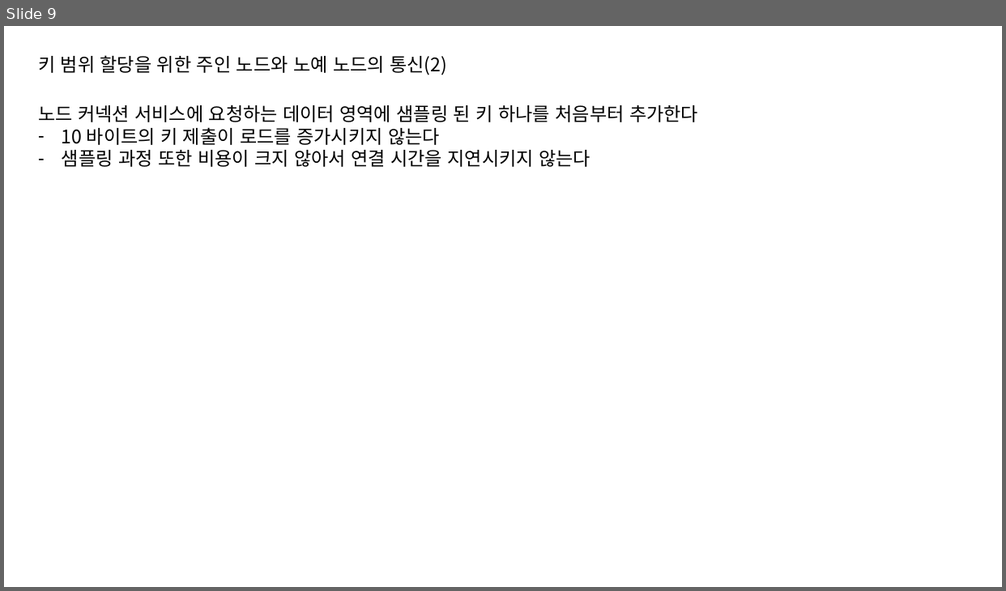
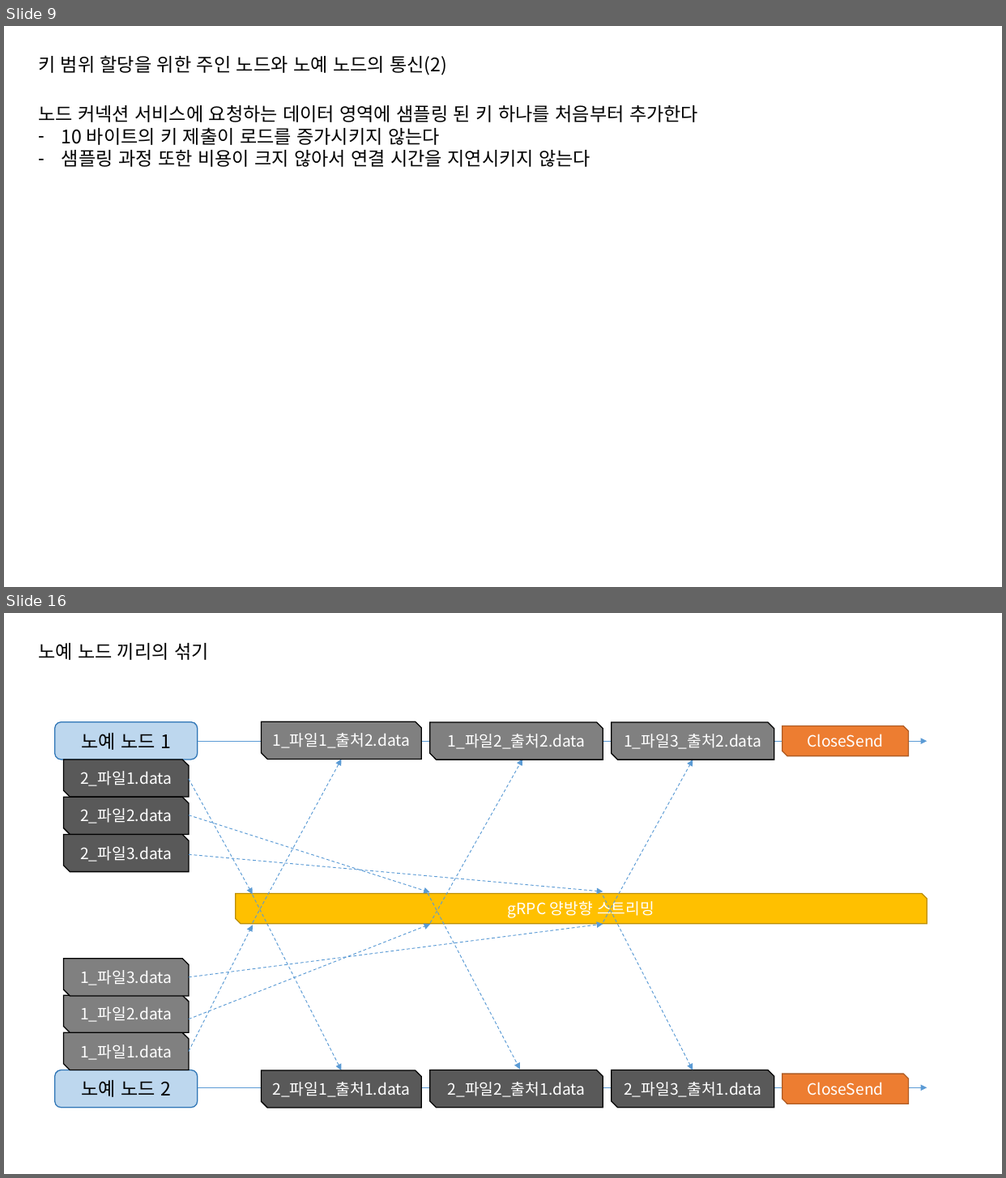
Before and after one commit to HoOngEe/cs434-doc, a slide deck: Design.pptx. Shown one above the other, each under a label of ours: slide 9 before the commit, slides 9 and 16 after it; the slides between them are not shown. The pictures are 1006x591 and 1006x1178 pixels, drawn with LibreOffice and Linux fonts; fonts in the diff are those of the drawing. Boxes give left, top, right and bottom in pixels: in the first picture for what was removed or moved away, otherwise in the second. Text is boxed around its words. In the diff, an @@ line names an element or a change of style, - is before the commit and + after.

```diff
--- a/Design.pptx
+++ b/Design.pptx
@@ slide 16 added at (x1=4, y1=613, x2=1002, y2=1174), background #FFFFFF @@
@@ text added at (x1=38, y1=643, x2=209, y2=660), 18 pt, text #000000 @@
+노예 노드 끼리의 섞기
@@ snip diag rect added at (x1=262, y1=722, x2=422, y2=759), fill #808080, outline #000000 1 pt, 15 pt, text #FFFFFF @@
+1_파일1_출처2.data
@@ snip diag rect added at (x1=430, y1=722, x2=603, y2=760), fill #808080, outline #000000 1 pt, 15 pt, text #FFFFFF @@
+1_파일2_출처2.data
@@ snip diag rect added at (x1=612, y1=722, x2=774, y2=760), fill #808080, outline #000000 1 pt, 15 pt, text #FFFFFF @@
+1_파일3_출처2.data
@@ snip diag rect added at (x1=782, y1=726, x2=909, y2=756), fill #ED7D31, outline #AF5C24 1 pt, 15 pt, text #FFFFFF @@
+CloseSend
@@ snip diag rect added at (x1=64, y1=760, x2=189, y2=797), fill #595959, outline #000000 1 pt, 15 pt, text #FFFFFF @@
+2_파일1.data
@@ arrow added from (189, 779) to (253, 895), #5B9BD5 0.75 pt dashed @@
@@ arrow added from (253, 923) to (342, 759), #5B9BD5 0.75 pt dashed @@
@@ arrow added from (430, 923) to (522, 759), #5B9BD5 0.75 pt dashed @@
@@ arrow added from (603, 922) to (692, 760), #5B9BD5 0.75 pt dashed @@
@@ snip diag rect added at (x1=64, y1=797, x2=189, y2=835), fill #595959, outline #000000 1 pt, 15 pt, text #FFFFFF @@
+2_파일2.data
@@ arrow added from (189, 815) to (430, 893), #5B9BD5 0.75 pt dashed @@
@@ snip diag rect added at (x1=64, y1=835, x2=189, y2=872), fill #595959, outline #000000 1 pt, 15 pt, text #FFFFFF @@
+2_파일3.data
@@ arrow added from (189, 855) to (603, 892), #5B9BD5 0.75 pt dashed @@
@@ snip diag rect added at (x1=236, y1=894, x2=927, y2=924), fill #FFC000, outline #BD8E00 1 pt, 15 pt, text #FFFFFF @@
+gRPC 양방향 스트리밍
@@ arrow added from (253, 895) to (342, 1071), #5B9BD5 0.75 pt dashed @@
@@ arrow added from (428, 894) to (520, 1070), #5B9BD5 0.75 pt dashed @@
@@ arrow added from (603, 896) to (692, 1071), #5B9BD5 0.75 pt dashed @@
@@ arrow added from (189, 1052) to (253, 925), #5B9BD5 0.75 pt dashed @@
@@ arrow added from (189, 1020) to (430, 924), #5B9BD5 0.75 pt dashed @@
@@ arrow added from (189, 977) to (603, 924), #5B9BD5 0.75 pt dashed @@
@@ snip diag rect added at (x1=64, y1=959, x2=189, y2=996), fill #808080, outline #000000 1 pt, 15 pt, text #FFFFFF @@
+1_파일3.data
@@ snip diag rect added at (x1=64, y1=995, x2=189, y2=1033), fill #808080, outline #000000 1 pt, 15 pt, text #FFFFFF @@
+1_파일2.data
@@ snip diag rect added at (x1=64, y1=1033, x2=189, y2=1071), fill #808080, outline #000000 1 pt, 15 pt, text #FFFFFF @@
+1_파일1.data
@@ snip diag rect added at (x1=262, y1=1071, x2=422, y2=1108), fill #595959, outline #000000 1 pt, 15 pt, text #FFFFFF @@
+2_파일1_출처1.data
@@ snip diag rect added at (x1=430, y1=1071, x2=603, y2=1108), fill #595959, outline #000000 1 pt, 15 pt, text #FFFFFF @@
+2_파일2_출처1.data
@@ snip diag rect added at (x1=612, y1=1071, x2=774, y2=1108), fill #595959, outline #000000 1 pt, 15 pt, text #FFFFFF @@
+2_파일3_출처1.data
@@ snip diag rect added at (x1=782, y1=1074, x2=909, y2=1104), fill #ED7D31, outline #AF5C24 1 pt, 15 pt, text #FFFFFF @@
+CloseSend
@@ group added at (x1=55, y1=722, x2=927, y2=1108): 2 rounded rectangles, 2 arrows @@
+노예 노드 1
+노예 노드 2
```
Also in this commit, not shown: 1 slide changed, 9 other slides added.
